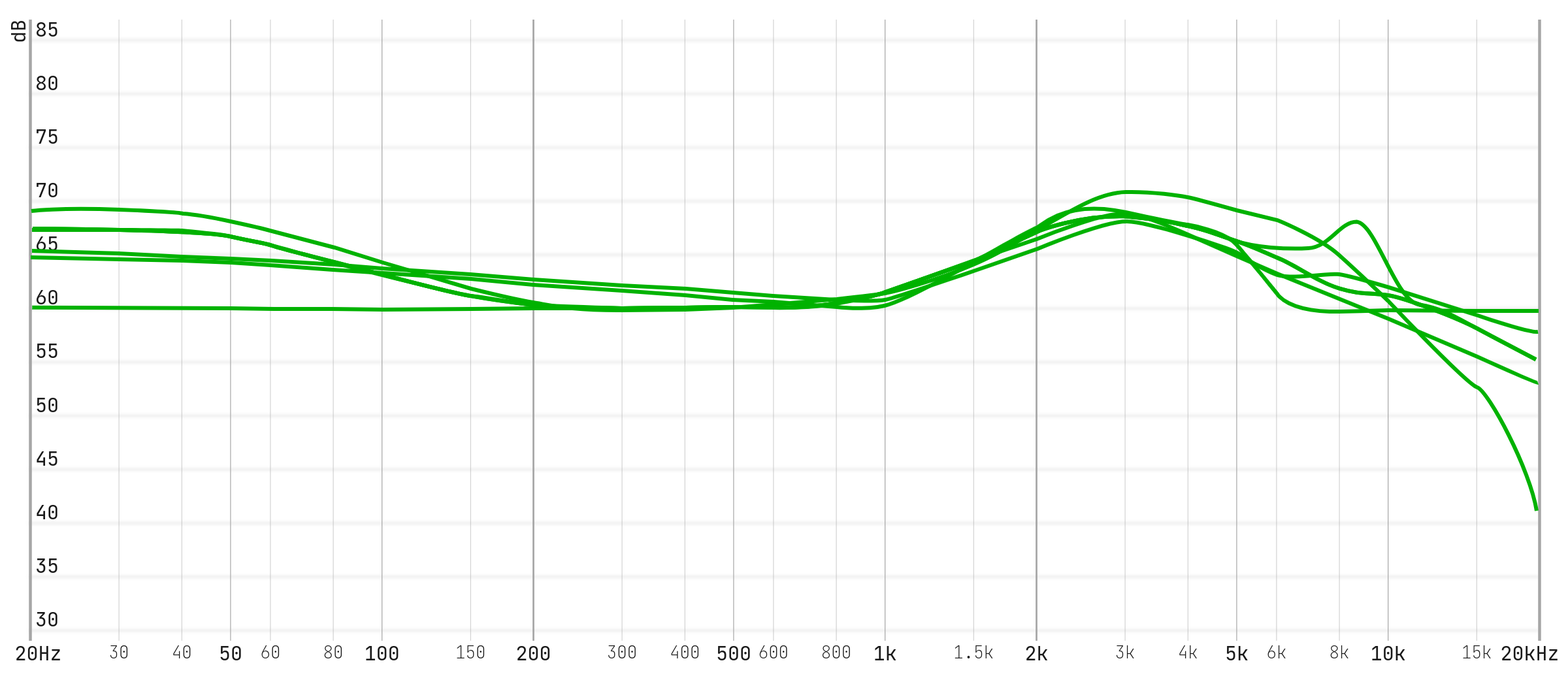
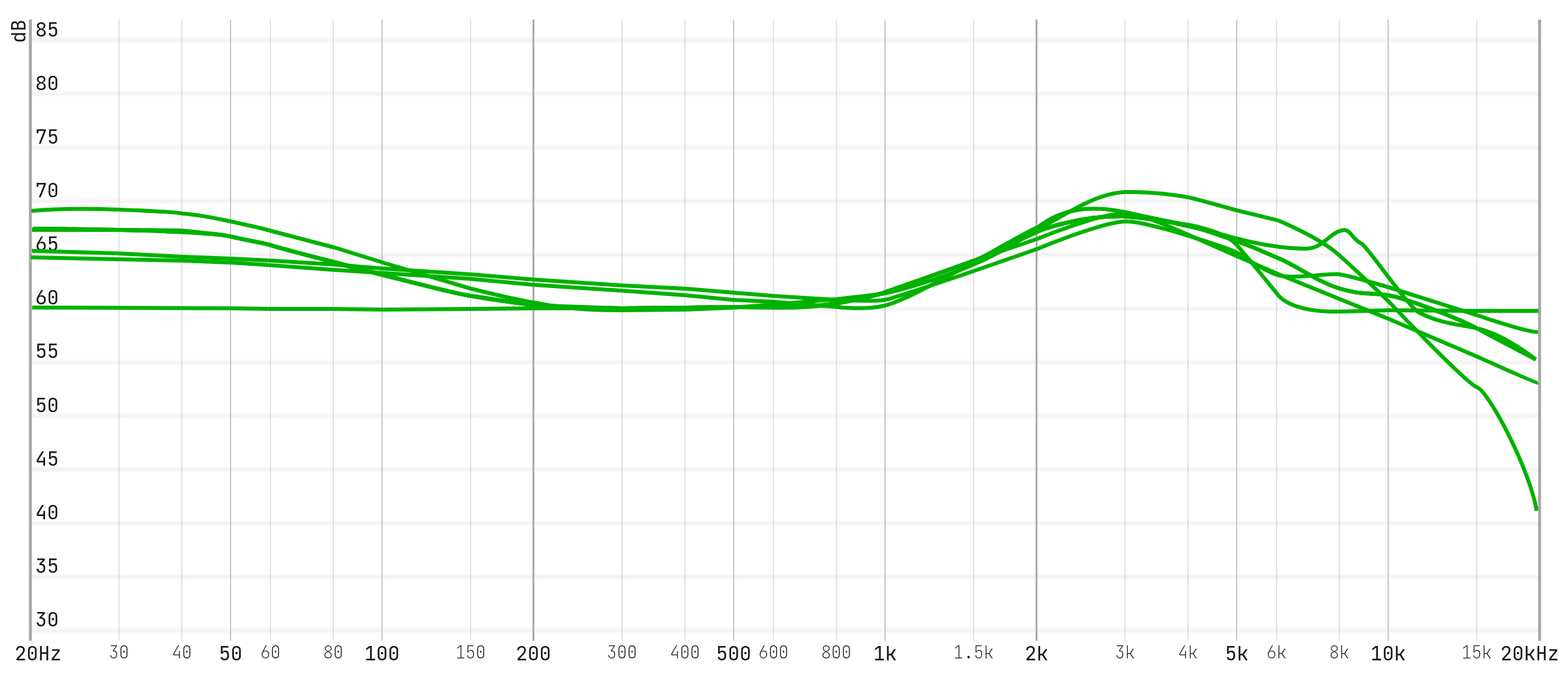
Layers edited between the first and the second 1568x678 image:
pixels changed over box(426, 219, 1538, 362) (layer not identified)
